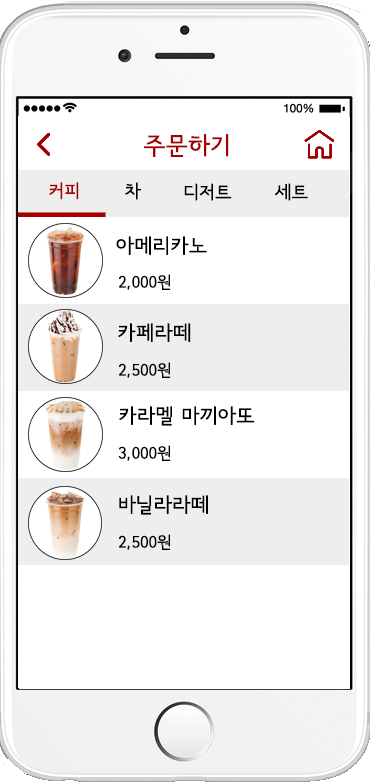
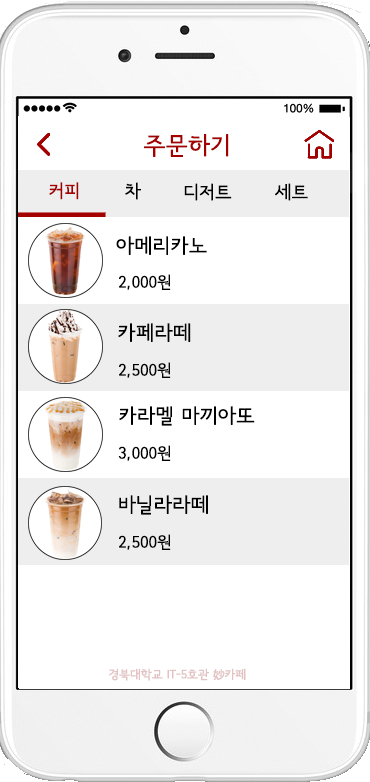
Two versions of the same layered image (370×782). Layer-by-layer changes:
added layer "경북대학교 IT-5호관 妙카페" (35%) above "주문하기" over [109,668,246,681]
